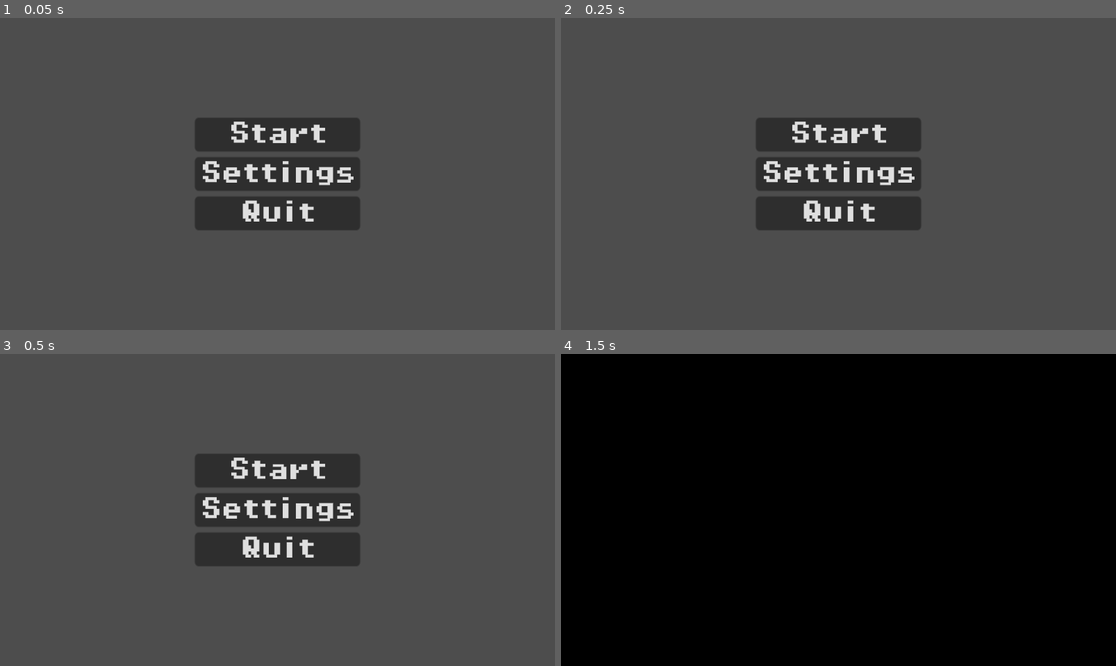
Above: before the commit, frames 1-4 (two rows, left to right).
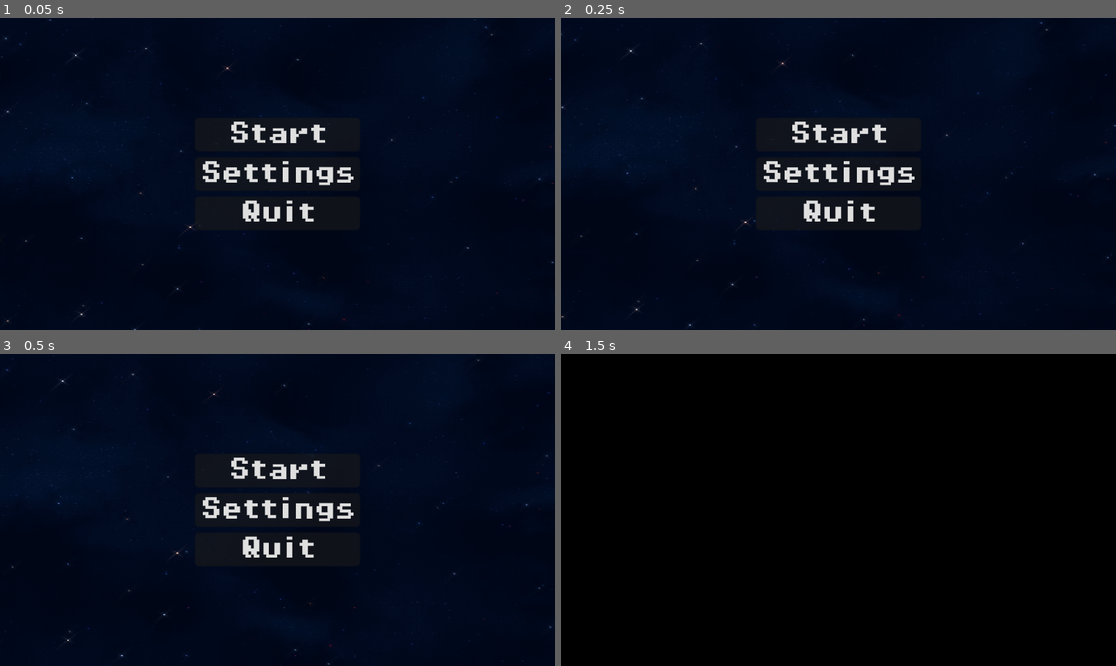
Above: after the commit, the same moments.

Repository: ECS-179-Game-Project/Space-Chase-Game
Game: Godot game, scene res://scenes/main_menu.tscn
Two runs of this game, one before a commit and one after it. Both use one fixed random seed, a clock stepped at 60 frames per second and the inputs below.
Inputs (mouse positions are in pixels of both pictures, inside the frame that each line leads up to):
- Up to frame 1 (0.05 s): no input
- Up to frame 2 (0.25 s): no input
- Up to frame 3 (0.5 s): no input
- Up to frame 4 (1.5 s): click "Start" at 0.5 s; move the mouse to (960, 494) at 1.27 s; hold D (p1_right) from 1.28 s (still down); tap K (p1_dash) at 1.35 s

The runs differ from the first frame. In frame 1, 98% of the frame differs, in the area x 0-100%, y 0-100%; in frame 2, 98%; in frame 3, 98%; in frame 4, nothing differs.

Commit message:
added scrolling to main menu background

Diff:
--- a/space-chase/scenes/main_menu.tscn
+++ b/space-chase/scenes/main_menu.tscn
@@ -1,9 +1,15 @@
-[gd_scene load_steps=5 format=3 uid="uid://bkgl5v8ijl362"]
+[gd_scene load_steps=8 format=3 uid="uid://bkgl5v8ijl362"]
 
 [ext_resource type="Script" path="res://scripts/main_menu.gd" id="1_07eop"]
 [ext_resource type="FontFile" uid="uid://bkmn2h3knu02d" path="res://assets/fonts/PixelOperator8-Bold.ttf" id="2_4vmwg"]
+[ext_resource type="Texture2D" uid="uid://b47355i5hrilt" path="res://assets/sprites/pixelart_starfields/pixelart_starfield_diagonal_diffraction_spikes.png" id="2_mneb7"]
+[ext_resource type="Shader" path="res://scenes/scroll.gdshader" id="2_u77s2"]
 [ext_resource type="AudioStream" uid="uid://c0aneki06jy5a" path="res://assets/Audio/DavidKBD - Cosmic Pack 01 - Cosmic Journey-full.ogg" id="3_qthxb"]
 [ext_resource type="AudioStream" uid="uid://khkjpvojqda7" path="res://assets/Sound Effects/Click copy.wav" id="4_6wybf"]
+
+[sub_resource type="ShaderMaterial" id="ShaderMaterial_an5hx"]
+shader = ExtResource("2_u77s2")
+shader_parameter/speed = 0.05
 
 [node name="MainMenu" type="Control"]
 layout_mode = 3
@@ -16,6 +22,16 @@
 grow_vertical = 2
 scale = Vector2(2.67999, 2.92)
 script = ExtResource("1_07eop")
+
+[node name="TextureRect" type="TextureRect" parent="."]
+texture_repeat = 2
+material = SubResource("ShaderMaterial_an5hx")
+layout_mode = 0
+offset_left = -233.0
+offset_top = -112.0
+offset_right = 225.0
+offset_bottom = 208.0
+texture = ExtResource("2_mneb7")
 
 [node name="MarginContainer" type="MarginContainer" parent="."]
 layout_mode = 1
--- /dev/null
+++ b/space-chase/scenes/scroll.gdshader
@@ -0,0 +1,8 @@
+shader_type canvas_item;
+
+uniform float speed = .05;
+
+void vertex() {
+	UV.x += TIME * speed;
+	UV.y += TIME * speed;
+}
Binary file added: space-chase/assets/sprites/pixelart_starfields/pixelart_starfield.png
Not shown, added: space-chase/assets/sprites/pixelart_starfields/pixelart_starfield.png.import
Binary file added: space-chase/assets/sprites/pixelart_starfields/pixelart_starfield_corona.png
Not shown, added: space-chase/assets/sprites/pixelart_starfields/pixelart_starfield_corona.png.import
Binary file added: space-chase/assets/sprites/pixelart_starfields/pixelart_starfield_diagonal_diffraction_spikes.png
Not shown, added: space-chase/assets/sprites/pixelart_starfields/pixelart_starfield_diagonal_diffraction_spikes.png.import
